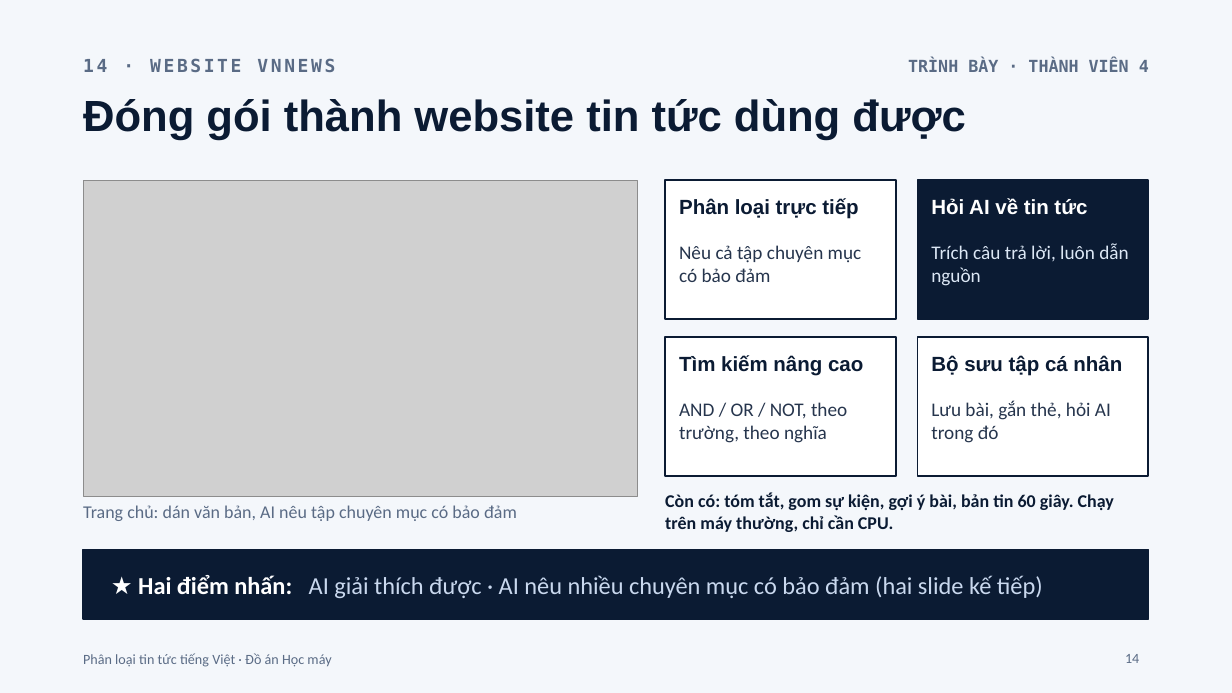
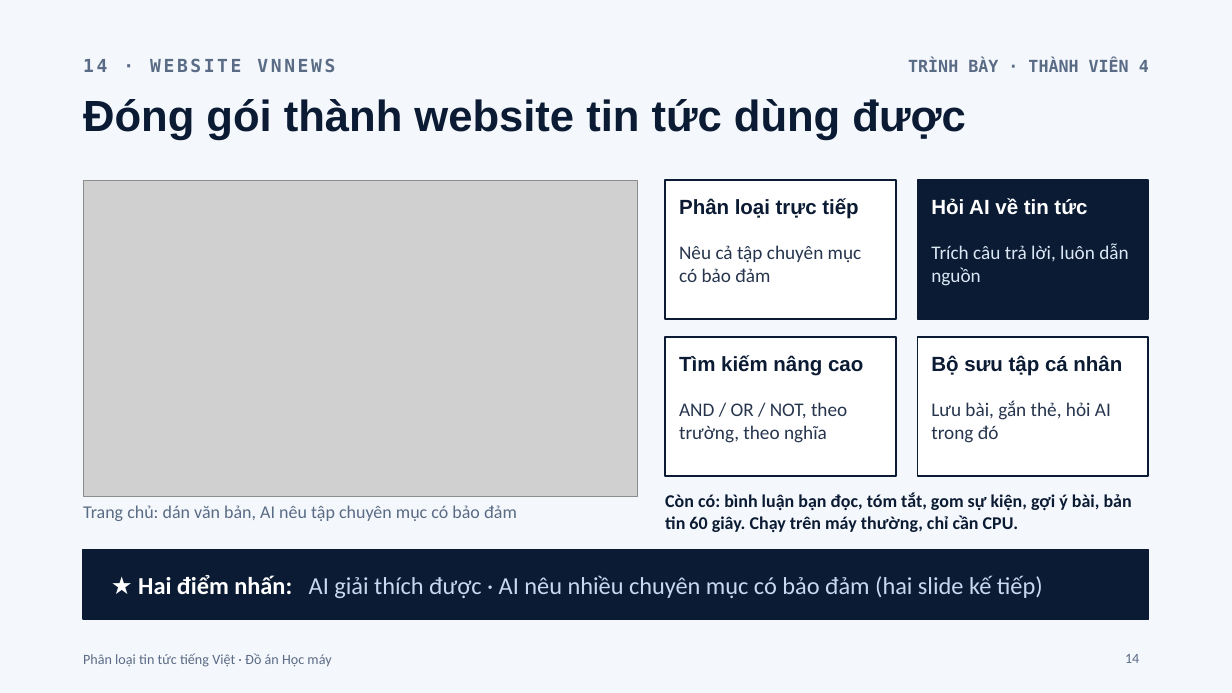
Before and after one commit to PhucHoang3010/Vietnamese-News-Classification, a slide deck: slide 14 of trinh-bay/VnNews-Slide-Do-An-Nhom.pptx. Drawn at 1232x693 pixels with LibreOffice and Linux fonts; fonts in the diff are those of the drawing; grey boxes stand for pictures. Boxes give left, top, right and bottom in pixels: in the first picture for what was removed or moved away, otherwise in the second. Text is boxed around its words. In the diff, an @@ line names an element or a change of style, - is before the commit and + after.

```diff
--- a/trinh-bay/VnNews-Slide-Do-An-Nhom.pptx
+++ b/trinh-bay/VnNews-Slide-Do-An-Nhom.pptx
@@ text at <box>665,493,1132,532</box>: text changed @@
-Còn có: tóm tắt, gom sự kiện, gợi ý bài, bản tin 60 giây. Chạy trên máy thường, chỉ cần CPU.
+Còn có: bình luận bạn đọc, tóm tắt, gom sự kiện, gợi ý bài, bản tin 60 giây. Chạy trên máy thường, chỉ cần CPU.
```
Also in this commit, not shown: 12 other files.
